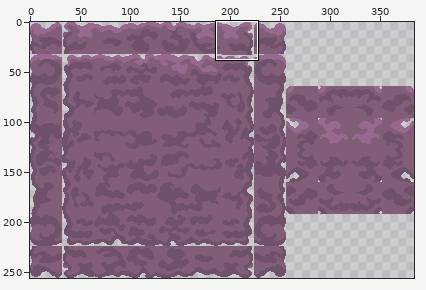
Sprite sheet: Assets/Sprites/Tilesets/Purple_Clouds_Tileset.png. The first picture is a wide view before the edit; the outline marks the close-up.
Close-up. First the earlier version:
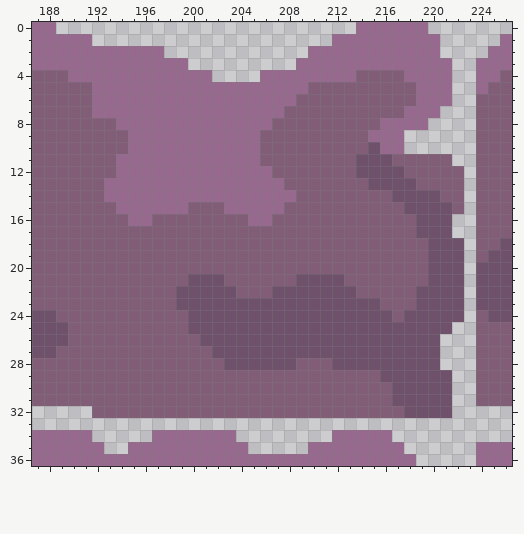
The file is 384x256 pixels. Shown: x 187..226, y 0..36. The commit also changed other parts of the picture, which this record leaves out.
And afterwards:
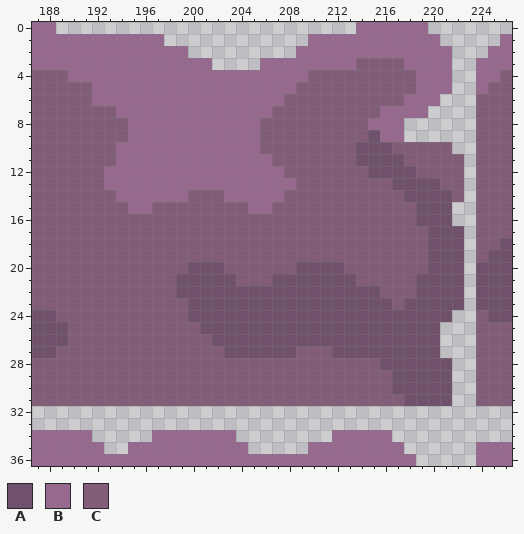
Palette (. is transparent): A #70516c  B #97698e  C #815d78
The exact change:
@@ x 187..226 @@
  0 BB.........................BBBBBB.......
- 1 BBBBB....................BBBBBBBBB.....B
- 2 BBBBBBBBBBB............BBBBBBBBBBB....BB
- 3 BBBBBBBBBBBBB.........BBBBBBBBBBBBB..BBB
- 4 CCCBBBBBBBBBBBB....BBBBBBBBCCCCBBBB..BBC
- 5 CCCCCBBBBBBBBBBBBBBBBBBCCCCCCCCCBBB..BCC
- 6 CCCCCBBBBBBBBBBBBBBBBBCCCCCCCCCCBBB..CCC
- 7 CCCCCBBBBBBBBBBBBBBBBCCCCCCCCCCBBB...CCC
- 8 CCCCCCCBBBBBBBBBBBBBCCCCCCCCCBBBB....CCC
- 9 CCCCCCCCBBBBBBBBBBBCCCCCCCCCBBB......CCC
-10 CCCCCCCCBBBBBBBBBBBCCCCCCCCCABB......CCC
-11 CCCCCCCBBBBBBBBBBBBCCCCCCCCAAACCCCC..CCC
-12 CCCCCCCBBBBBBBBBBBBBCCCCCCCAAAACCCCC.CCC
-13 CCCCCCBBBBBBBBBBBBBBBCCCCCCCAAAACCCC.CCC
-14 CCCCCCBBBBBBBBBBBBBBBBCCCCCCCCAAAACC.CCC
-15 CCCCCCCBBBBBBCCCBBBBBCCCCCCCCCCAAAAC.CCC
-16 CCCCCCCCBBCCCCCCCCBBCCCCCCCCCCCCAAA..CCC
-17 CCCCCCCCCCCCCCCCCCCCCCCCCCCCCCCCAAA..CCC
+ 1 BBBBBBBBBBB............BBBBBBBBBBB.....B
+ 2 BBBBBBBBBBBBB.........BBBBBBBBBBBBB...BB
+ 3 BBBBBBBBBBBBBBB....BBBBBBBBCCCCBBBB..BBB
+ 4 CCCBBBBBBBBBBBBBBBBBBBBCCCCCCCCCBBB..BBC
+ 5 CCCCCBBBBBBBBBBBBBBBBBCCCCCCCCCCBBB..BCC
+ 6 CCCCCBBBBBBBBBBBBBBBBCCCCCCCCCCBBB...CCC
+ 7 CCCCCCCBBBBBBBBBBBBBCCCCCCCCCBBBB....CCC
+ 8 CCCCCCCCBBBBBBBBBBBCCCCCCCCCBBB......CCC
+ 9 CCCCCCCCBBBBBBBBBBBCCCCCCCCCABB......CCC
+10 CCCCCCCBBBBBBBBBBBBCCCCCCCCAAACCCCC..CCC
+11 CCCCCCCBBBBBBBBBBBBBCCCCCCCAAAACCCCC.CCC
+12 CCCCCCBBBBBBBBBBBBBBBCCCCCCCAAAACCCC.CCC
+13 CCCCCCBBBBBBBBBBBBBBBBCCCCCCCCAAAACC.CCC
+14 CCCCCCCBBBBBBCCCBBBBBCCCCCCCCCCAAAAC.CCC
+15 CCCCCCCCBBCCCCCCCCBBCCCCCCCCCCCCAAA..CCC
+16 CCCCCCCCCCCCCCCCCCCCCCCCCCCCCCCCAAA..CCC
+17 CCCCCCCCCCCCCCCCCCCCCCCCCCCCCCCCCAAA.CCC
 18 CCCCCCCCCCCCCCCCCCCCCCCCCCCCCCCCCAAA.CCA
 19 CCCCCCCCCCCCCCCCCCCCCCCCCCCCCCCCCAAA.CAA
-20 CCCCCCCCCCCCCCCCCCCCCCCCCCCCCCCCCAAA.AAA
-21 CCCCCCCCCCCCCAAACCCCCCAAAACCCCCCCAAA.AAA
-22 CCCCCCCCCCCCAAAAACCCAAAAAAACCCCCAAAA.AAA
-23 CCCCCCCCCCCCAAAAAAAAAAAAAAAAACCCAAAA.AAA
-24 AACCCCCCCCCCCAAAAAAAAAAAAAAAAACAAAAA.CAA
-25 AAACCCCCCCCCCAAAAAAAAAAAAAAAAAAAAAA..CCC
-26 AAACCCCCCCCCCCAAAAAAAAAAAAAAAAAAAA...CCC
-27 AACCCCCCCCCCCCCAAAAAAAAAAAAAAAAAAA...CCC
-28 CCCCCCCCCCCCCCCCAAAAAACCCAAAAAAAAA...CCC
-29 CCCCCCCCCCCCCCCCCCCCCCCCCCCCCAAAAAA..CCC
+20 CCCCCCCCCCCCCAAACCCCCCAAAACCCCCCCAAA.AAA
+21 CCCCCCCCCCCCAAAAACCCAAAAAAACCCCCAAAA.AAA
+22 CCCCCCCCCCCCAAAAAAAAAAAAAAAAACCCAAAA.AAA
+23 CCCCCCCCCCCCCAAAAAAAAAAAAAAAAACAAAAA.AAA
+24 AACCCCCCCCCCCAAAAAAAAAAAAAAAAAAAAAA..CAA
+25 AAACCCCCCCCCCCAAAAAAAAAAAAAAAAAAAA...CCC
+26 AAACCCCCCCCCCCCAAAAAAAAAAAAAAAAAAA...CCC
+27 AACCCCCCCCCCCCCCAAAAAACCCAAAAAAAAA...CCC
+28 CCCCCCCCCCCCCCCCCCCCCCCCCCCCCAAAAAA..CCC
+29 CCCCCCCCCCCCCCCCCCCCCCCCCCCCCCAAAAA..CCC
 30 CCCCCCCCCCCCCCCCCCCCCCCCCCCCCCAAAAA..CCC
-31 CCCCCCCCCCCCCCCCCCCCCCCCCCCCCCAAAAA..CCC
-32 .....CCCCCCCCCCCCCCCCCCCCCCCCCCAAAA.....
+31 CCCCCCCCCCCCCCCCCCCCCCCCCCCCCCCAAAA..CCC
+32 ........................................
 33 ........................................
